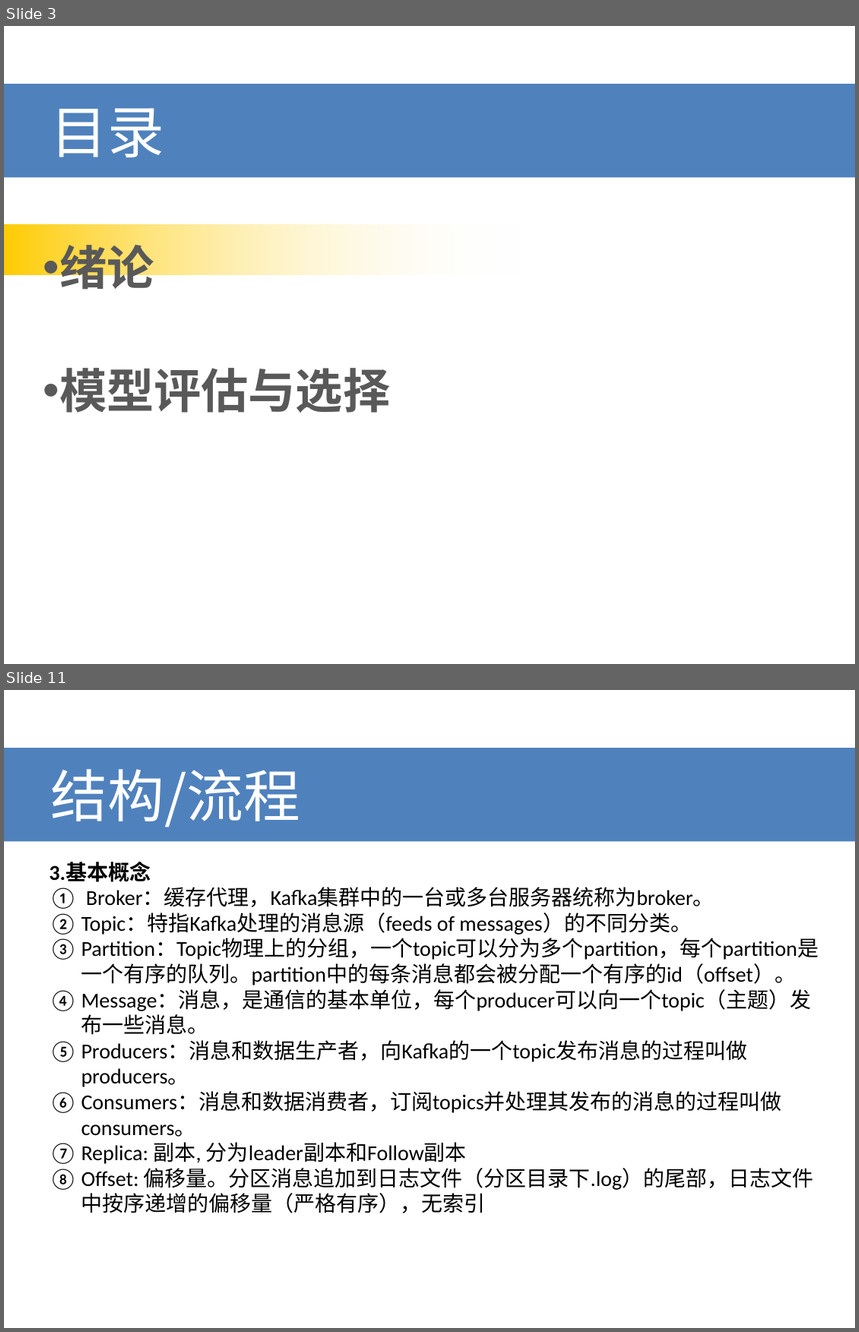
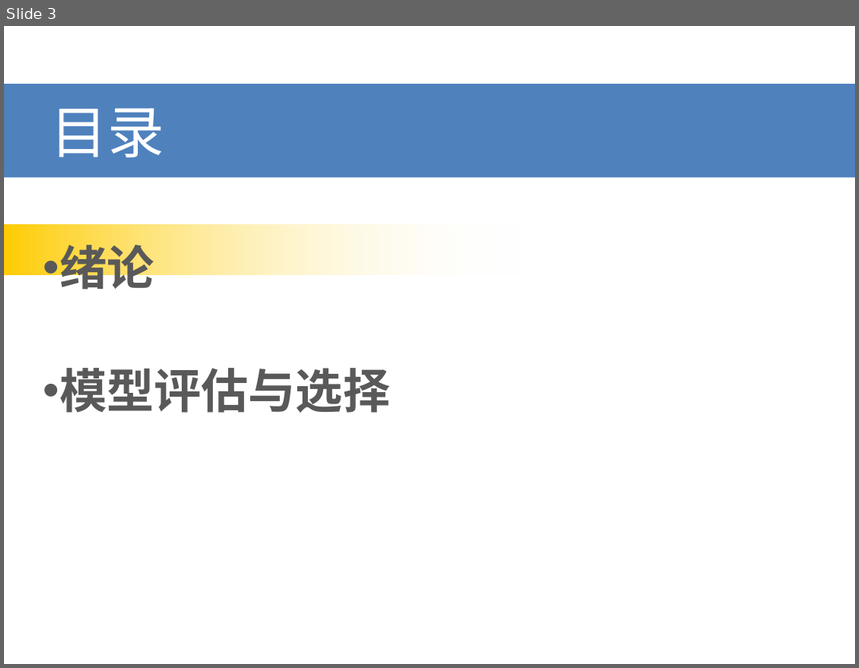
Before and after one commit to bayud/machine_learning_zzh, a slide deck: 机器学习(周志华)系列分享.pptx. Shown one above the other, each under a label of ours: slides 3 and 11 before the commit, slide 3 after it; the slides between them are not shown. The pictures are 859x1332 and 859x668 pixels, drawn with LibreOffice and Linux fonts; fonts in the diff are those of the drawing. Boxes give left, top, right and bottom in pixels: in the first picture for what was removed or moved away, otherwise in the second. Text is boxed around its words. In the diff, an @@ line names an element or a change of style, - is before the commit and + after.

```diff
--- a/机器学习(周志华)系列分享.pptx
+++ b/机器学习(周志华)系列分享.pptx
@@ slide 11 removed at (4, 690, 855, 1328), background #FFFFFF @@
@@ title removed at (4, 748, 855, 841) @@
-结构/流程
@@ text removed at (49, 862, 819, 1214) @@
-3.基本概念
-1. Broker：缓存代理，Kafka集群中的一台或多台服务器统称为broker。
-2. Topic：特指Kafka处理的消息源（feeds of messages）的不同分类。
-3. Partition：Topic物理上的分组，一个topic可以分为多个partition，每个partition是一个有序的队列。partition中的每条消息都会被分配一个有序的id（offset）。
-4. Message：消息，是通信的基本单位，每个producer可以向一个topic（主题）发布一些消息。
-5. Producers：消息和数据生产者，向Kafka的一个topic发布消息的过程叫做producers。
-6. Consumers：消息和数据消费者，订阅topics并处理其发布的消息的过程叫做consumers。
-7. Replica: 副本, 分为leader副本和Follow副本
-8. Offset: 偏移量。分区消息追加到日志文件（分区目录下.log）的尾部，日志文件中按序递增的偏移量（严格有序），无索引
```
Also in this commit, not shown: 2 slides changed, 19 slides added, 13 other slides removed.
